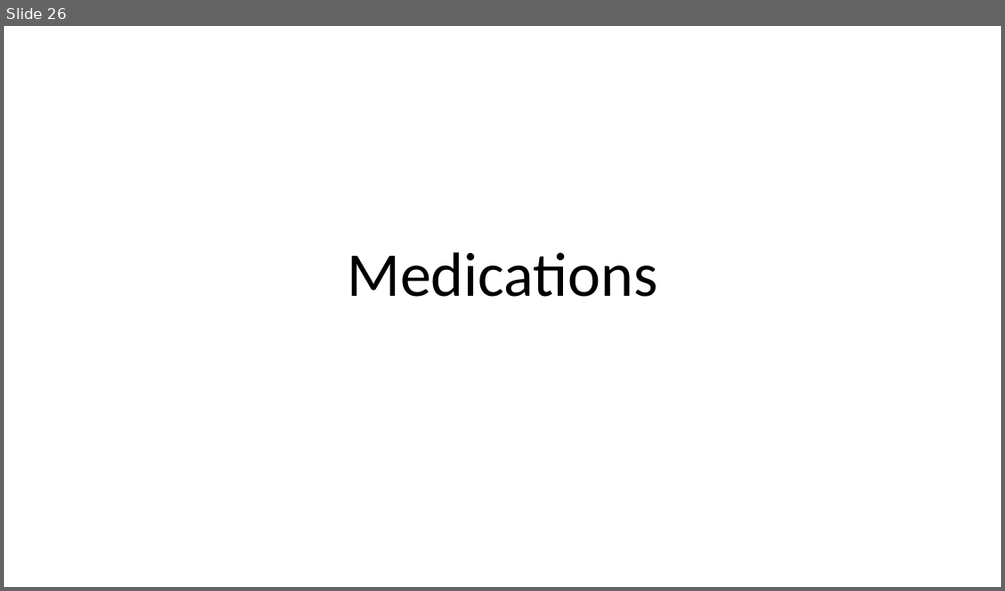
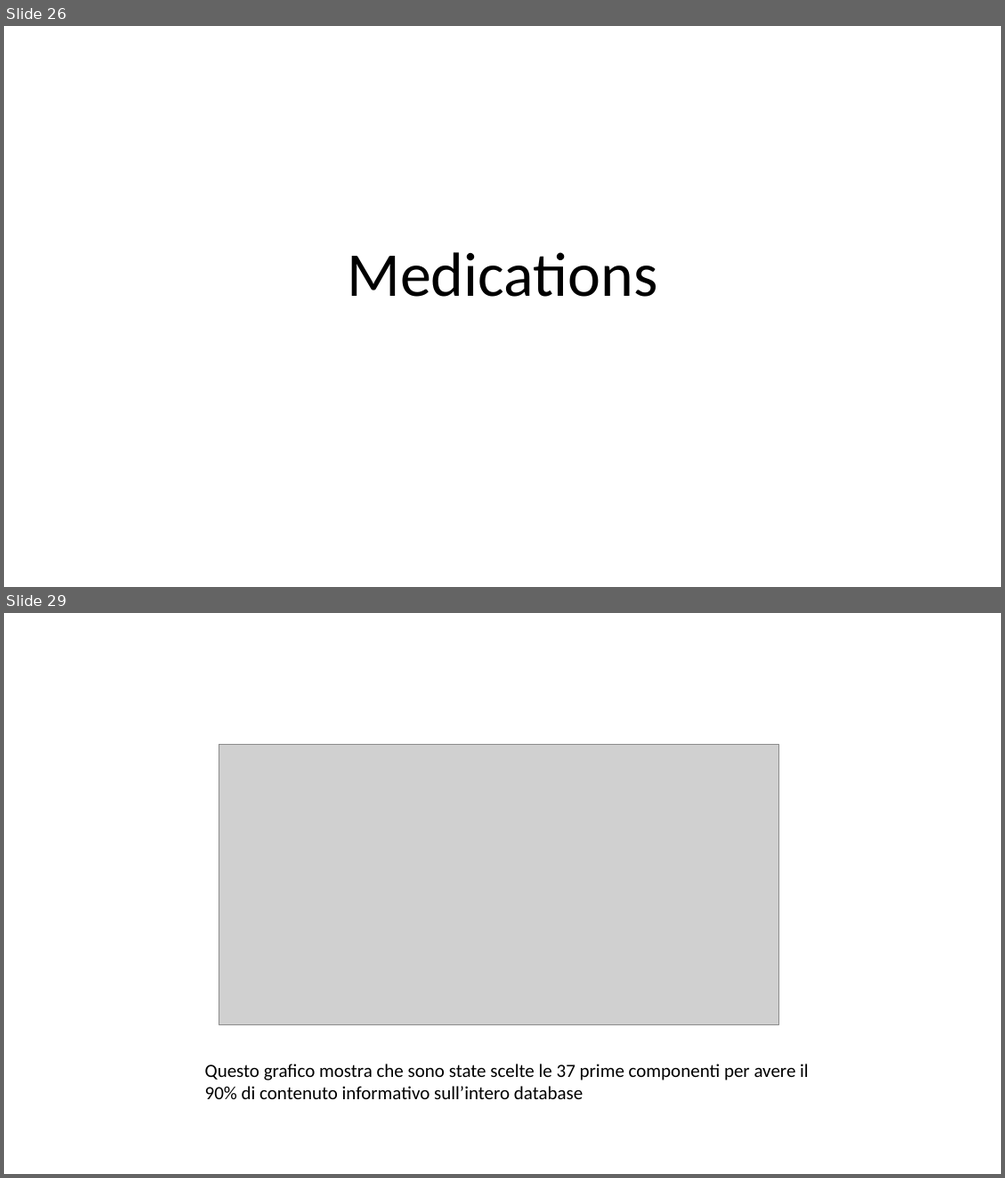
Before and after one commit to UPOD-datascience/ODIN, a slide deck: assets/ppt/data_exploration.pptx. Shown one above the other, each under a label of ours: slide 26 before the commit, slides 26 and 29 after it; the slides between them are not shown. The pictures are 1005x591 and 1005x1178 pixels, drawn with LibreOffice and Linux fonts; fonts in the diff are those of the drawing; grey boxes stand for pictures. Boxes give left, top, right and bottom in pixels: in the first picture for what was removed or moved away, otherwise in the second. Text is boxed around its words. In the diff, an @@ line names an element or a change of style, - is before the commit and + after.

```diff
--- a/assets/ppt/data_exploration.pptx
+++ b/assets/ppt/data_exploration.pptx
@@ slide 29 added at [4, 613, 1001, 1174], background #FFFFFF @@
@@ picture added at [218, 745, 778, 1024] @@
@@ text added at [205, 1063, 809, 1099], 18 pt, text #000000 @@
+Questo grafico mostra che sono state scelte le 37 prime componenti per avere il 90% di contenuto informativo sull’intero database
```
Also in this commit, not shown: 3 slides changed, 4 other slides added, 1 slide removed, 4 other files.
